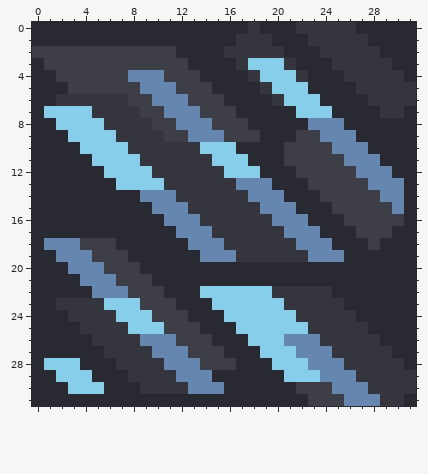
Pixel-art sprite, stored at main/assets-raw/sprites/blocks/fmonolith/environment/archaic-sharpslate1.png. The picture above was drawn from the file before the commit.
The file is 32x32 pixels.
And afterwards:
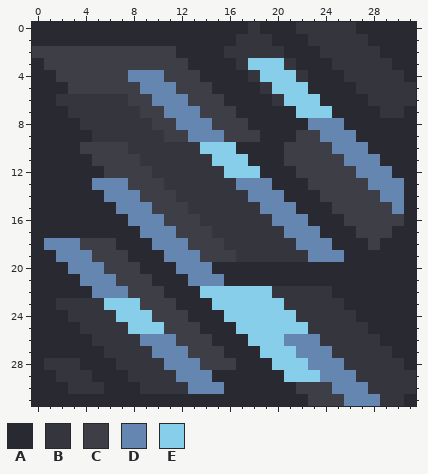
Palette (. is transparent): A #292931  B #35353d  C #3d3e46  D #6586b0  E #87ceeb
The exact change:
@@ x 0..18 @@
  6 AABBBBBBCCDDDCCCAAA
- 7 AEEEEBBBBCCDDDCCCAA
- 8 AAEEEEBBBBCCDDDCCCA
- 9 AAAEEEEBBBBCCDDDCCC
-10 AAAAEEEEBBBBBBEEEAA
-11 AAAAAEEEEBBBBBBEEEA
-12 AAAAAAEEEEBBBBBBEEE
-13 AAAAAAAEEEEBBBBBBDD
-14 AAAAAAAAADDDBBBBBBD
-15 AAAAAAAAAADDDBBBBBB
-16 AAAAAAAAAAADDDBBBBB
-17 AAAAAAAAAAAADDDBBBB
-18 ADDDCCCAAAAAADDDBBB
-19 AADDDCCCAAAAAADDDBB
-20 AAADDDCCCAAAAAAAAAA
-21 AAAADDDCCCAAAAAAAAA
+ 7 AAABBBBBBCCDDDCCCAA
+ 8 AAAABBBBBBCCDDDCCCA
+ 9 AAAAABBBBBBCCDDDCCC
+10 AAAACCCCBBBBBBEEEAA
+11 AAAAACCCCBBBBBBEEEA
+12 AAAAAACCCCBBBBBBEEE
+13 AAAAADDDCCCBBBBBBDD
+14 AAAAAADDDCCCBBBBBBD
+15 AAAAAAADDDCCCBBBBBB
+16 AAAAAAAADDDCCCBBBBB
+17 AAAAAAAAADDDCCCBBBB
+18 ADDDCCCAAADDDCCCBBB
+19 AADDDCCCAAADDDCCCBB
+20 AAADDDCCCAAADDDAAAA
+21 AAAADDDCCCAAADDDAAA
 22 AAAAADDDCCCAAAEEEEE
@@ x 0..7 @@
 27 AAAAAABB
-28 AEEEAAAB
-29 AAEEEAAA
-30 AAAEEEAA
+28 ABBBAAAB
+29 AABBBAAA
+30 AAABBBAA
 31 AAAAAAAA
Boxes around the changes in both pictures, in picture pixels (x1, y1, x2, y2):
changed: (44, 106, 236, 286)
changed: (44, 358, 104, 394)
